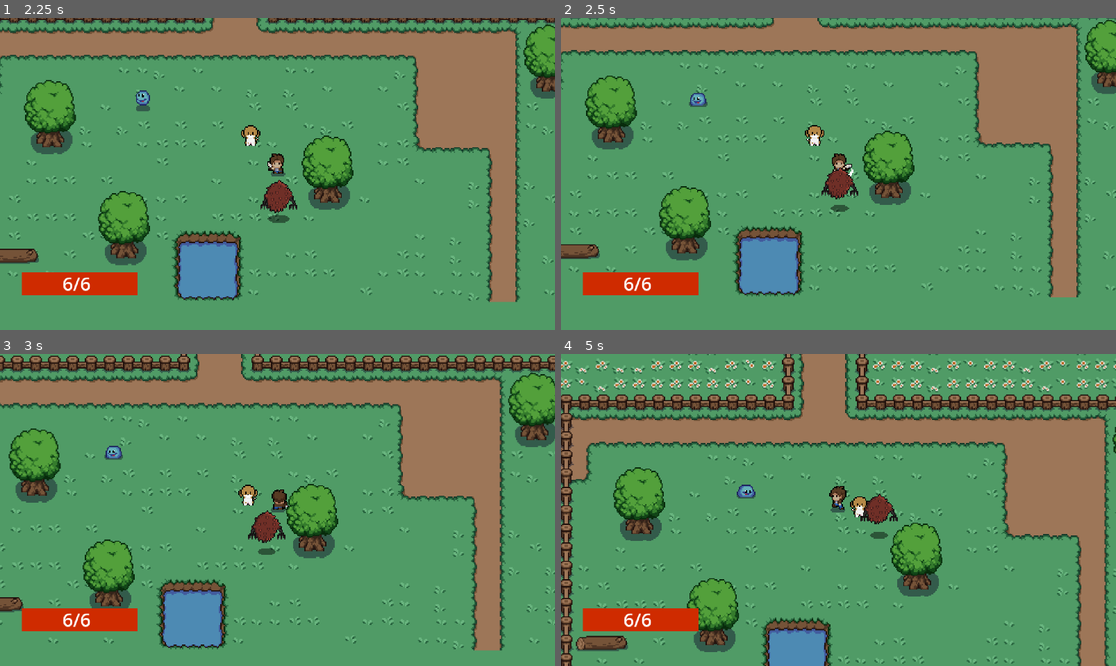
Above: before the commit, frames 1-4 (two rows, left to right).
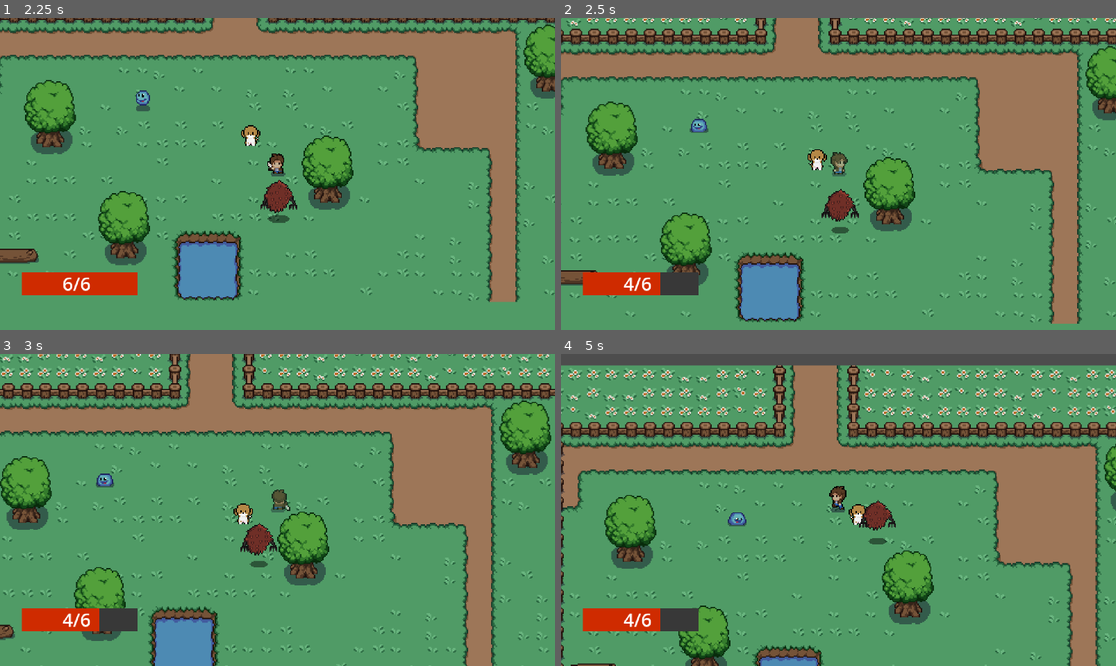
Above: after the commit, the same moments.

Repository: Blazin-2180/mysticforest
Game: Godot game, scene res://Scenes/Areas/area_1.tscn
Two runs of this game, one before a commit and one after it. Both use one fixed random seed, a clock stepped at 60 frames per second and the inputs below.
Inputs (mouse positions are in pixels of both pictures, inside the frame that each line leads up to):
- Up to frame 1 (2.25 s): move the mouse to (399, 158) at 0.52 s; press the mouse at (399, 158) at 0.53 s; hold D (right) 0.53-1.28 s; move the mouse to (166, 189) at 1.27 s; release the mouse at (166, 189) at 1.28 s; hold S (down) 1.28-2.03 s; click (166, 189) at 1.35 s; move the mouse to (333, 105) at 2.02 s; press the mouse at (333, 105) at 2.03 s; hold D (right) from 2.03 s (still down)
- Up to frame 2 (2.5 s): keep holding D (right)
- Up to frame 3 (3 s): move the mouse to (249, 572) at 2.77 s; release D (right) at 2.78 s; release the mouse at (249, 572) at 2.78 s; hold W (up) from 2.78 s (still down); click (249, 572) at 2.85 s
- Up to frame 4 (5 s): move the mouse to (1005, 556) at 3.52 s; release W (up) at 3.53 s; press the mouse at (1005, 556) at 3.53 s; hold A (left) from 3.53 s (still down); move the mouse to (672, 463) at 4.27 s; release the mouse at (672, 463) at 4.28 s; click (672, 463) at 4.35 s

Frame 1 is identical in both runs. In frame 2, 34% of the frame differs, in the area x 0-100%, y 0-98%; in frame 3, 42%; in frame 4, 48%, in the area x 0-100%, y 0-100%.
Error before the commit: Invalid assignment of property or key 'value' with value of type 'int' on a base object of type 'null instance'. (res://Globals/player_hud.gd:8)

Commit message:
Working Health bar

Diff:
--- a/Globals/global_player_manager.gd
+++ b/Globals/global_player_manager.gd
@@ -5,5 +5,9 @@
 var max_health_points : int = 6
 
 func _ready() -> void:
-	#PlayerHud.update_health_points()
 	pass
+
+func reduce_health_points ( num : int ) -> void :
+	health_points -= num
+	PlayerHud.update_health_points()
+	pass
--- a/Globals/player_hud.gd
+++ b/Globals/player_hud.gd
@@ -7,11 +7,12 @@
 func _ready() -> void:
 	health_bar.value = GlobalPlayerManager.health_points
 	hp_label.text = str(GlobalPlayerManager.health_points, "/", GlobalPlayerManager.max_health_points)
-	pass # Replace with function body.
+	pass
 
 func _process(_delta: float) -> void:
 	pass
 
-#func update_health_points ( delta : int) -> void :
-	#health_bar.value = GlobalPlayerManager.health_points
-	#pass
+func update_health_points() -> void :
+	health_bar.value = GlobalPlayerManager.health_points
+	hp_label.text = str(GlobalPlayerManager.health_points, "/", GlobalPlayerManager.max_health_points)
+	pass
--- a/Scenes/Player/player.tscn
+++ b/Scenes/Player/player.tscn
@@ -12,7 +12,6 @@
 [ext_resource type="Script" uid="uid://brnei34e0nbiu" path="res://Scripts/Player/player_interactions.gd" id="7_f1ek2"]
 [ext_resource type="PackedScene" uid="uid://dmywvab54r883" path="res://GeneralNodes/HitBox/hit_box.tscn" id="8_8erm5"]
 [ext_resource type="AudioStream" uid="uid://cfw3oxul2l2r4" path="res://Audio/player_hit.wav" id="11_oikmp"]
-[ext_resource type="PackedScene" uid="uid://b2dsmm14jobve" path="res://GUI/Player_HUD/player_hud.tscn" id="12_oikmp"]
 
 [sub_resource type="Animation" id="Animation_8erm5"]
 length = 0.001
@@ -448,5 +447,3 @@
 libraries = {
 &"": SubResource("AnimationLibrary_aqm4k")
 }
-
-[node name="PlayerHUD" parent="." instance=ExtResource("12_oikmp")]
--- a/Scripts/Player/player.gd
+++ b/Scripts/Player/player.gd
@@ -9,8 +9,6 @@
 @onready var hit_box : HitBox = $Interactions/HitBox
 @onready var player_sprite : Sprite2D = $Player_Sprite
 @onready var state_machine : PlayerStateMachine = $StateMachine
-#@onready var health_bar: ProgressBar = $Control/HealthBar
-#@onready var hp_label: Label = $Control/HealthBar/HealthPoints
 
 @export var character_name : String = "Cob"
 @export var level : int = 1
@@ -21,8 +19,6 @@
 var direction : Vector2 = Vector2.ZERO
 var cardinal_direction : Vector2 = Vector2.DOWN
 var invulnerable = false
-#var health_points : int = 6
-#var max_health_points : int = 6
 var experience : float = 0.0
 
 signal direction_changed ( new_direction : Vector2 )
@@ -32,10 +28,10 @@
 	GlobalPlayerManager.player = self
 	state_machine.initialise ( self )
 	hit_box.damaged.connect ( take_damage )
-	GlobalPlayerManager.update_health_points(99)
 	pass
 
 func _process( _delta : float ) -> void:
+	print(GlobalPlayerManager.health_points)
 	direction = Vector2 (
 		Input.get_axis ( "left", "right" ),
 		Input.get_axis ( "up", "down" )
@@ -76,13 +72,12 @@
 func take_damage ( hurt_box : HurtBox ) -> void :
 	if invulnerable == true :
 		return
-	GlobalPlayerManager.update_health_points( -hurt_box.damage )
+	GlobalPlayerManager.reduce_health_points( hurt_box.damage )
 
 	if GlobalPlayerManager.health_points > 0 :
 		player_damaged.emit ( hurt_box )
 	else :
 		player_damaged.emit ( hurt_box )
-		GlobalPlayerManager.update_health_points ( 99 )
 	pass
 
 #func update_health_points ( delta : int) -> void :
--- a/project.godot
+++ b/project.godot
@@ -19,7 +19,7 @@
 
 GlobalLevelManager="*res://Globals/global_level_manager.gd"
 GlobalPlayerManager="*res://Globals/global_player_manager.gd"
-PlayerHud="*res://Globals/player_hud.gd"
+PlayerHud="*res://GUI/Player_HUD/player_hud.tscn"
 
 [display]
 
Not shown: 1 places in Scenes/Player/player.tscn that only renumber resources
